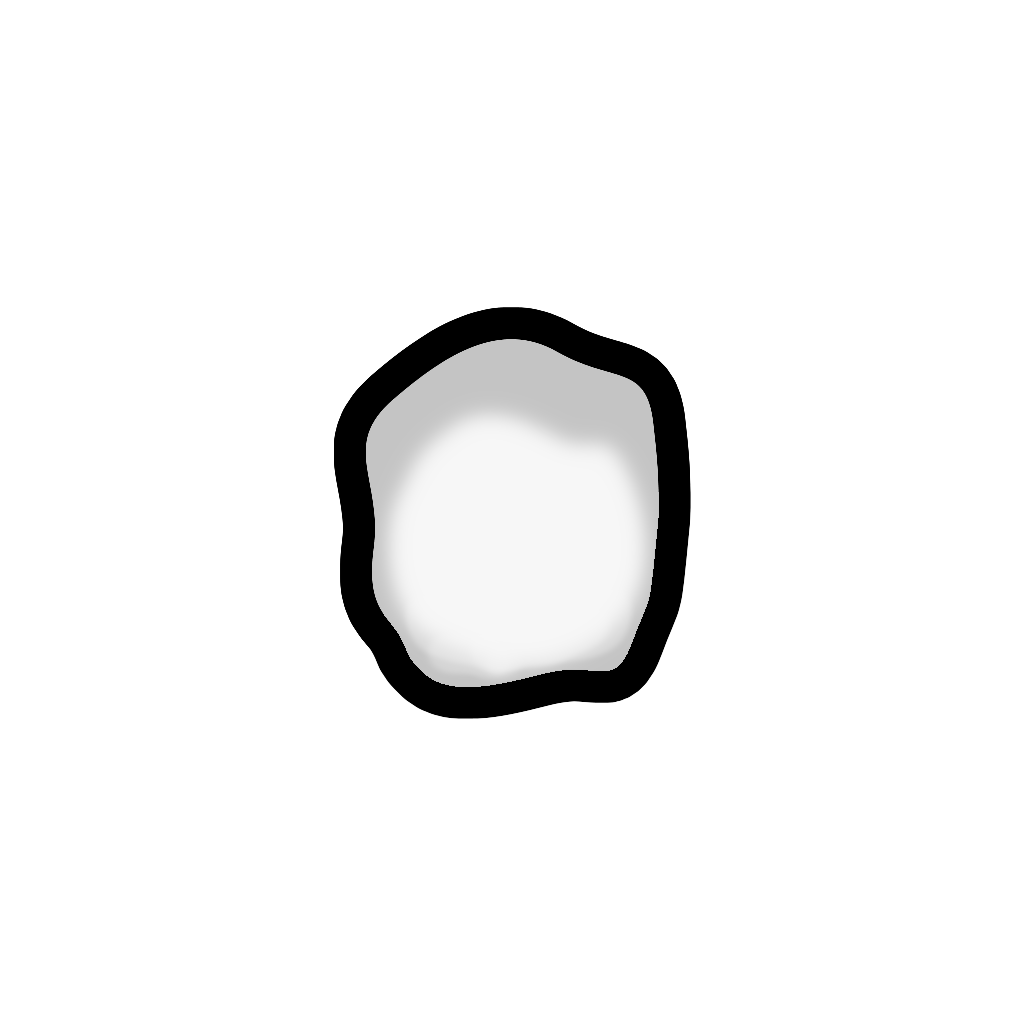
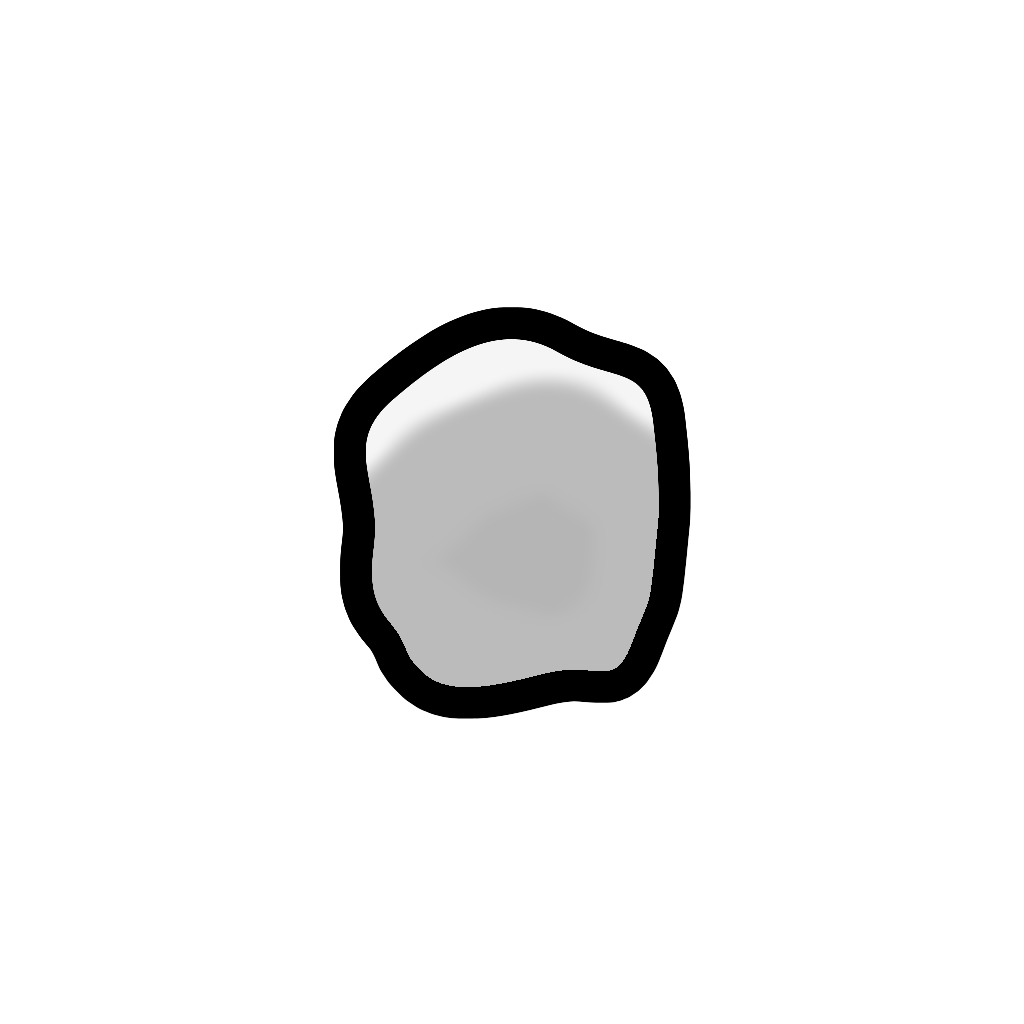
Comparing the layer stacks of the two w=1024, h=1024 images. Changes:
painted on "Highlight copy" over [366, 366, 659, 687]
painted on "Base copy", masked it over [366, 339, 659, 687]
